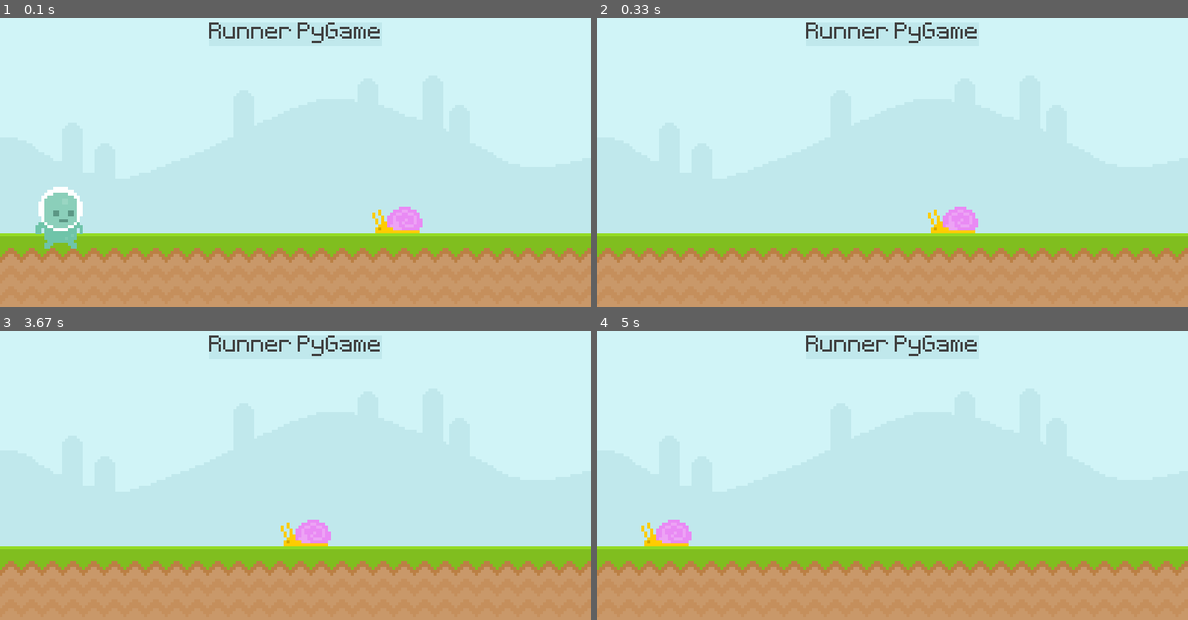
Above: before the commit, frames 1-4 (two rows, left to right).
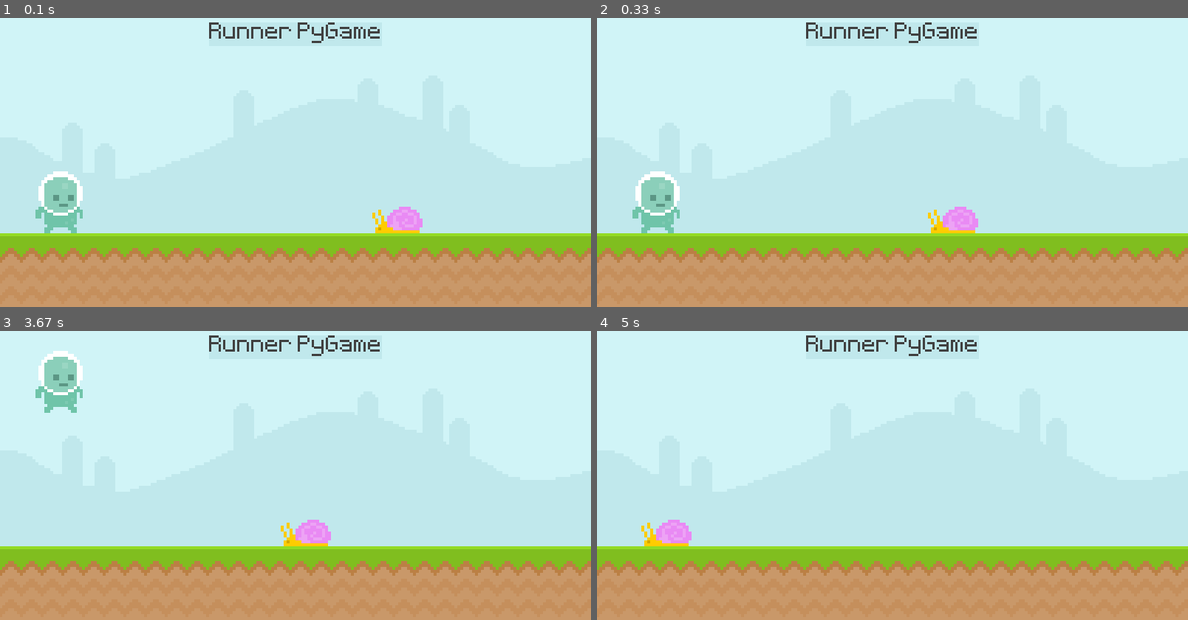
Above: after the commit, the same moments.

Repository: AlkaffAhamed/Runner-PyGame
Game: pygame game, started from main.py
The game is run twice, just before and just after one commit, with the same random seed, the same clock (stepped at 60 frames per second) and the same inputs.
Inputs (mouse positions are in pixels of both pictures, inside the frame that each line leads up to):
- Up to frame 1 (0.1 s): no input
- Up to frame 2 (0.33 s): no input
- Up to frame 3 (3.67 s): click (59, 515) at 0.38 s; click (59, 377) at 0.72 s; tap Space at 1, 1.4, 1.7, 2.23, 2.53, 3.63 s; move the mouse to (248, 550) at 1.37 s; move the mouse to (260, 446) at 2.2 s
- Up to frame 4 (5 s): tap Space at 3.93, 4.47, 4.77 s; move the mouse to (975, 489) at 4.43 s

The runs differ from the first frame. In frame 1, 1.4% of the frame differs, in the area x 6-14%, y 53-80%; in frame 2, 1.3%; in frame 3, 1.3%; in frame 4, nothing differs.

Commit message:
21 Creating the floor - check if `player_rect.bottom >= 300` and set `player_rect.bottom = 300`

Diff:
--- a/main.py
+++ b/main.py
@@ -87,6 +87,11 @@
     # Player Gravity
     player_gravity += 1
     player_rect.y += player_gravity
+
+    # To prevent the player from falling below ground
+    if player_rect.bottom >= 300:
+        player_rect.bottom = 300
+
     screen.blit(player_surface, player_rect)
 
     # Collision Detection with Snail
